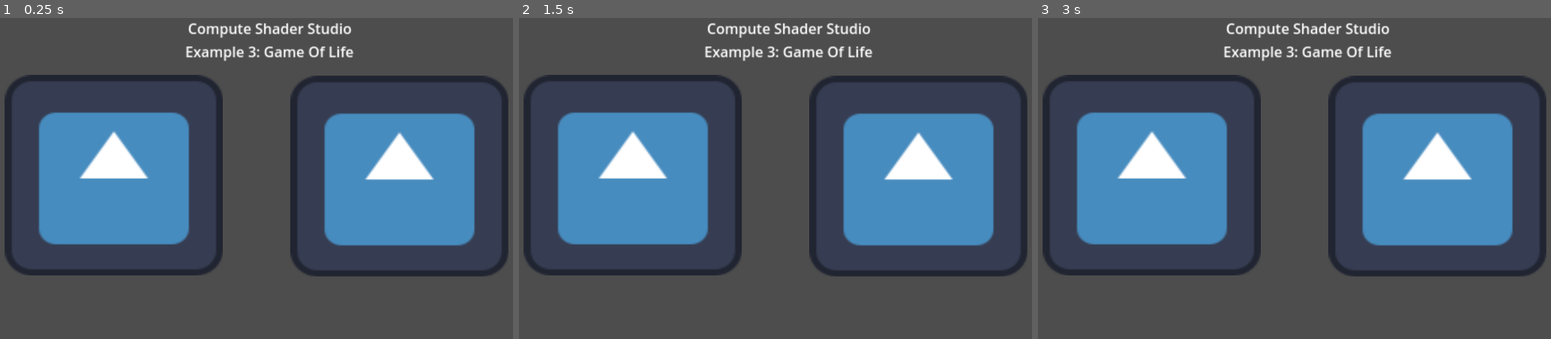
Above: before the commit, frames 1-3 (left to right).
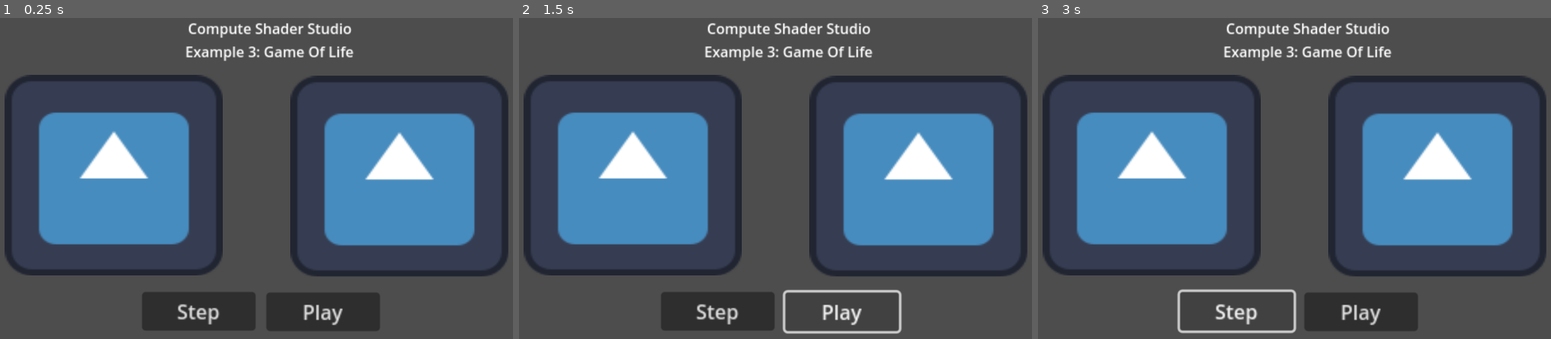
Above: after the commit, the same moments.

Repository: pascal-ballet/ComputeShaderStudio
Game: Godot game, scene res://example_3.tscn
Two runs of this game, one before a commit and one after it. Both use one fixed random seed, a clock stepped at 60 frames per second and the inputs below. This scene is started directly instead of the project's main scene. The engine's default icon, where the game draws it, is replaced by a stand-in: a white triangle on a blue panel in a dark square.
Inputs (mouse positions are in pixels of both pictures, inside the frame that each line leads up to):
- Up to frame 1 (0.25 s): no input
- Up to frame 2 (1.5 s): click (719, 310) at 0.5 s, where only the run after the commit has a clickable "Step"; click (842, 313) at 1.25 s, where only the run after the commit has a clickable "Play"
- Up to frame 3 (3 s): click (1361, 313) at 2 s, where only the run after the commit has a clickable "Play"; click (1238, 310) at 2.75 s, where only the run after the commit has a clickable "Step"

The runs differ from the first frame. In frame 1, 5.0% of the frame differs, in the area x 27-74%, y 85-98%; in frame 2, 3.2%; in frame 3, 3.4%.
Error after the commit: Cannot call method 'storage_buffer_create' on a null value. (res://compute_shader_studio_2d.gd:229)

Commit message:
Ex 3 still in progress...

Diff:
--- a/compute_shader_studio_2d.gd
+++ b/compute_shader_studio_2d.gd
@@ -238,3 +238,12 @@
 	# Note: when changing the uniform set, use the same bindings Array (do not create a new Array)
 
 #endregion
+
+func _on_button_step():
+	pause = true
+	compute()
+	display_all_values()
+
+
+func _on_button_play():
+	pause = false # Replace with function body.
--- a/example_3.tscn
+++ b/example_3.tscn
@@ -17,48 +17,56 @@
 vertical_alignment = 1
 
 [node name="ComputeShaderStudio2D" parent="." node_paths=PackedStringArray("data") instance=ExtResource("1_hxmyd")]
-GLSL_code = "
-// Write your code HERE
+print_step = true
+print_passes = true
+pause = true
+nb_passes = 2
+GLSL_code = "// Write your code HERE
 #define ALIVE 0xFFFFFFFF
-#define DEAD 0x00000000
+#define DEAD 0xFF0000FF
+
+void compute_next_step(uint x, uint y, uint p) {
+		if ( x > 0 && y > 0 && x < WSX-1 && y < WSY - 1) { // in sandbox
+			uint n = 0 ; // Number of living neighbors
+			for (int i = int(x)-1; i <= x+1; i++) {
+				for (int j = int(y)-1; j <= y+1; j++) {
+					uint k = uint(i) + uint(j) * uint(WSX);
+					if (k != p && data_0[k] == ALIVE )
+						n++;
+				}
+			}
+			data_1[p] = data_0[0] ;
+			if (data_0[p] == DEAD) {
+				if ( n == 2 || n == 3)
+					data_1[p] = ALIVE; // Birth
+			} else { // ALIVE
+				data_1[p] = ALIVE;
+				if (n <=1 || n >= 4)
+					data_1[p] = DEAD;
+			}
+		}
+}
 
 void main() {
 	uint x = gl_GlobalInvocationID.x;
 	uint y = gl_GlobalInvocationID.y;
 	uint p = x + y * WSX;
 	if ( step == 0 ) { // initialisation ************************
-		data_1[p] = 0 ;
-		if (data_0[p] < 0 ||  x==0 || y==0 || x==WSX-1 || y==WSY-1)
-			data_0[p] = DEAD ;
+		if ( current_pass == 0 ) {
+			data_1[p] = DEAD ;
+			if (data_0[p] < 0 || x==0 || y==0 || x==WSX-1 || y==WSY-1)
+				data_0[p] = DEAD ;
+			else
+				data_0[p] = ALIVE ;
+		}
+	} else { // in process *********************************
+		if (current_pass == 0)
+			compute_next_step(x, y, p);
 		else
-			data_0[p] = ALIVE ;
-	} else { // in process *********************************
-
+			data_0[p] = data_1[p]; // The future is now
 	}
 }
-
-void compute_next_step(uint x, uint y, uint p) {
-		if ( x > 0 && y > 0 && x < WSX-1 && y < WSY - 1) { // in sandbox
-			uint n = 0 ; // Number of living neighbors
-			for (uint i = x-1; i <= x+1; i++) {
-				for (uint j = y-1; j <= y+1; j++) {
-					uint k = i + j * WSX;
-					if (k != p && data_0[p] == ALIVE )
-						n++;
-				}
-			}
-			if (data_0[p] == DEAD) {
-				if ( n == 2)
-					data_1[p] = ALIVE; // Birth
-				else
-					data_1[p] = DEAD; // Remains dead
-			} else { // ALIVE
-				data_1[p] = ALIVE;
-				if (n <=1 || n >= 3)
-					data_1[p] = DEAD;
-			}
-		}
-}"
+"
 data = [NodePath("../Matrix1"), NodePath("../Matrix2")]
 
 [node name="Matrix1" type="Sprite2D" parent="."]
@@ -70,3 +78,22 @@
 position = Vector2(843, 317)
 scale = Vector2(3.27344, 3.02344)
 texture = ExtResource("2_4iker")
+
+[node name="Button" type="Button" parent="."]
+offset_left = 348.0
+offset_top = 540.0
+offset_right = 439.0
+offset_bottom = 571.0
+scale = Vector2(2.4, 2.4)
+text = "Step"
+
+[node name="Button2" type="Button" parent="."]
+offset_left = 587.0
+offset_top = 541.0
+offset_right = 678.0
+offset_bottom = 572.0
+scale = Vector2(2.4, 2.4)
+text = "Play"
+
+[connection signal="pressed" from="Button" to="ComputeShaderStudio2D" method="_on_button_step"]
+[connection signal="pressed" from="Button2" to="ComputeShaderStudio2D" method="_on_button_play"]
